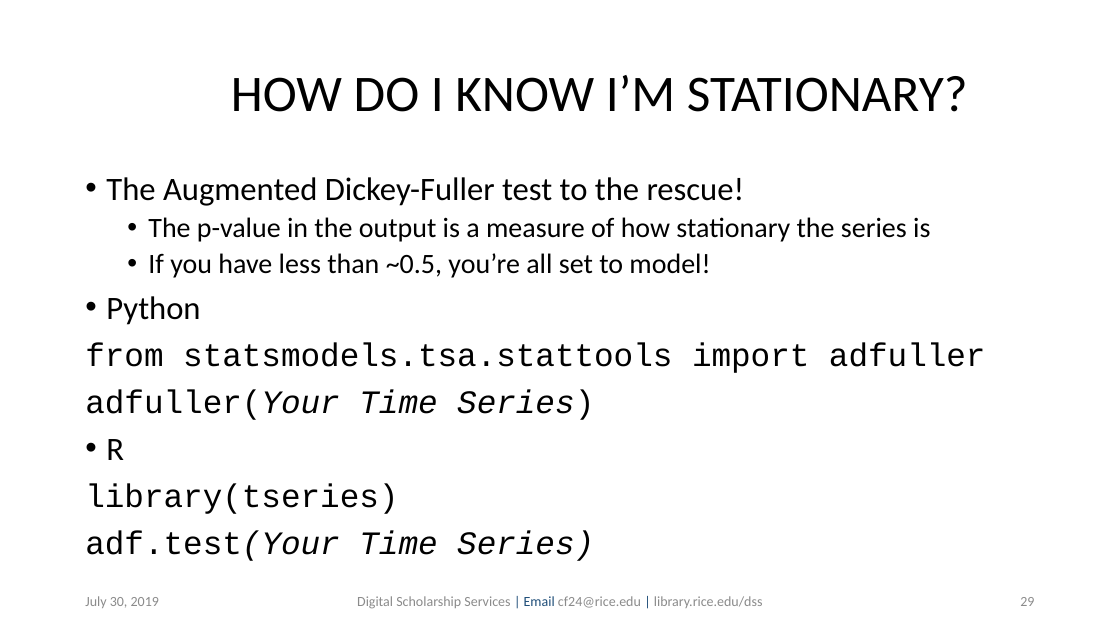
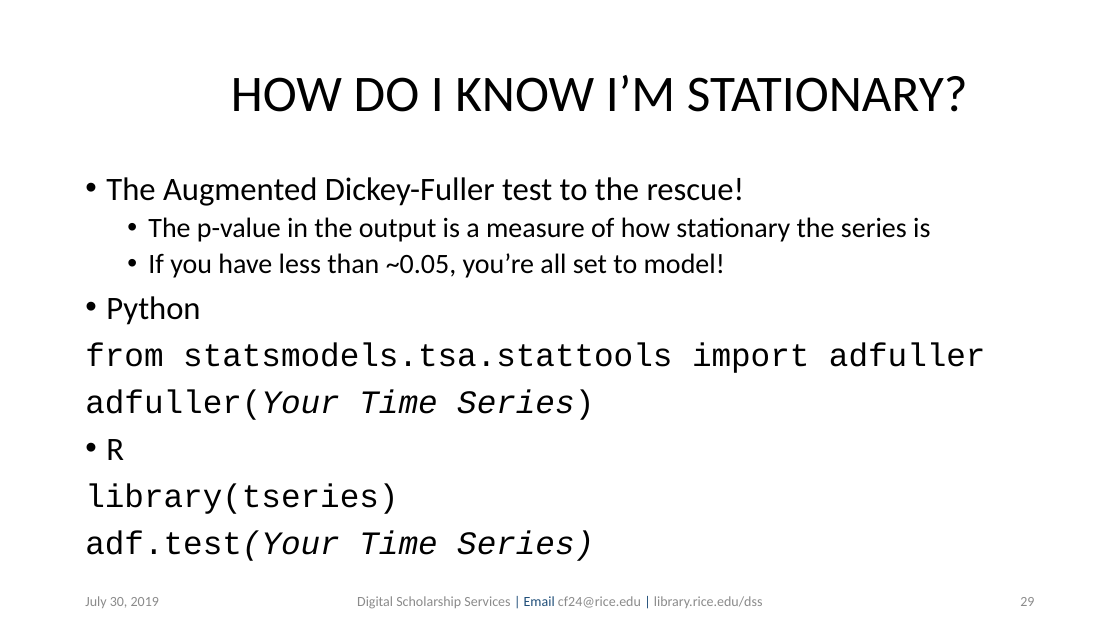
Before and after one commit to bakitybacon/rice-data-and-donuts, a slide deck: slide 29 of tsa/Introduction to Time Series Analysis.pptx. Drawn at 1120x630 pixels with LibreOffice and Linux fonts; fonts in the diff are those of the drawing; background and template pictures are left out. Boxes give left, top, right and bottom in pixels: in the first picture for what was removed or moved away, otherwise in the second. Text is boxed around its words. In the diff, an @@ line names an element or a change of style, - is before the commit and + after.

```diff
--- a/tsa/Introduction to Time Series Analysis.pptx
+++ b/tsa/Introduction to Time Series Analysis.pptx
@@ text at [148,253,725,278]: text changed @@
-  • If you have less than ~0.5, you’re all set to model!
+  • If you have less than ~0.05, you’re all set to model!
```
Also in this commit, not shown: 4 other slides changed, 3 slides added.
